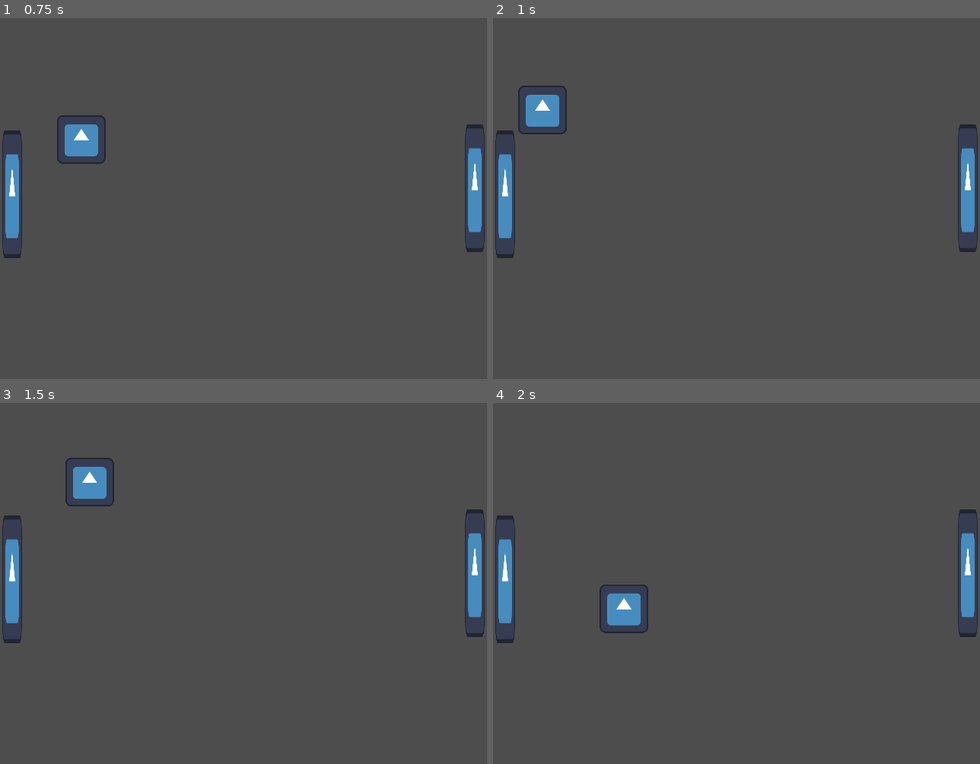
Above: before the commit, frames 1-4 (two rows, left to right).
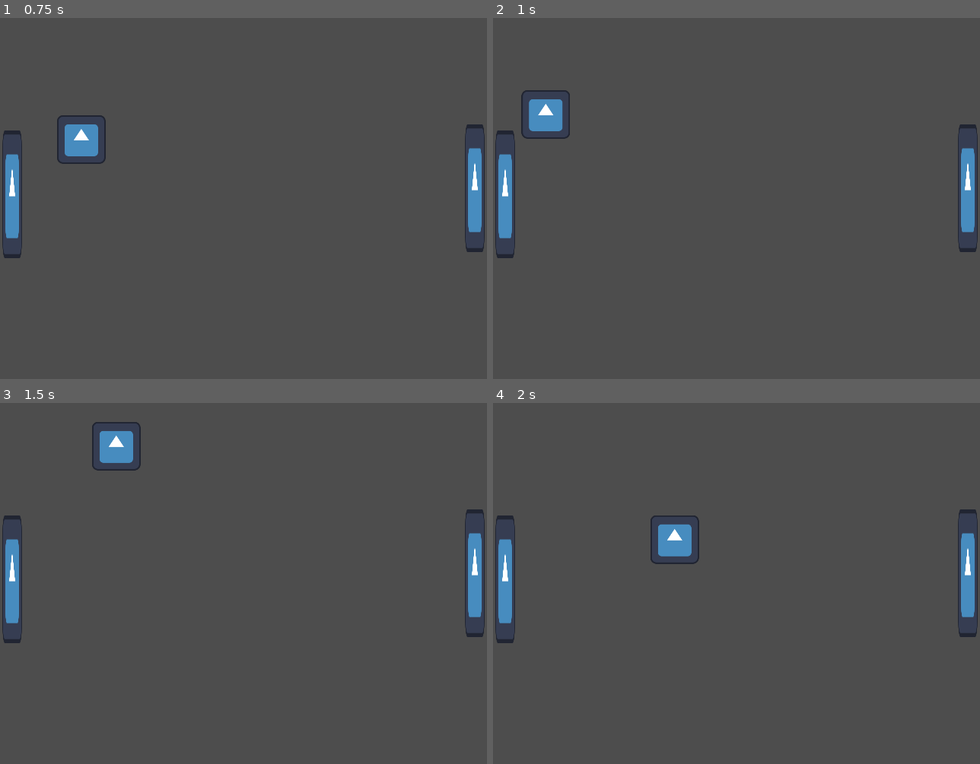
Above: after the commit, the same moments.

Repository: Nstamour-art/Pong
Game: Godot game, scene res://scenes/main.tscn
The game is run twice, just before and just after one commit, with the same random seed, the same clock (stepped at 60 frames per second) and the same inputs. The engine's default icon, where the game draws it, is replaced by a stand-in: a white triangle on a blue panel in a dark square.
Inputs:
- Up to frame 1 (0.75 s): no input
- Up to frame 2 (1 s): no input
- Up to frame 3 (1.5 s): no input
- Up to frame 4 (2 s): no input

Frame 1 is identical in both runs. In frame 2, 0.7% of the frame differs, in the area x 1-16%, y 18-60%; in frame 3, 1.5%; in frame 4, 1.6%, in the area x 1-43%, y 31-64%.

Commit message:
Add new properties and adjust scene configurations
- Added layer_3 for 2D physics in project.godot
- Updated collision_layer for Ball and DetectionZone
- Adjusted breakpoints in project.godot
- Removed collision_mask from player scene

This change makes the ball and paddle physically independent, and
stops the ball from pushing the paddle in rare physics situations.

Diff:
--- a/project.godot
+++ b/project.godot
@@ -61,6 +61,7 @@
 
 2d_physics/layer_1="World"
 2d_physics/layer_2="Paddles"
+2d_physics/layer_3="Ball"
 
 [rendering]
 
@@ -73,13 +74,13 @@
 }
 project/editorState=[{
 "column": 0,
+"current": true,
 "line": 0,
 "path": "res://scripts/player.gd",
 "type": "file"
 }, {
-"column": 44,
-"current": true,
-"line": 25,
+"column": 96,
+"line": 43,
 "path": "res://scripts/ball.gd",
 "type": "file"
 }, {
--- a/scenes/ball.tscn
+++ b/scenes/ball.tscn
@@ -7,6 +7,7 @@
 radius = 32.0624
 
 [node name="Ball" type="CharacterBody2D"]
+collision_layer = 4
 collision_mask = 3
 script = ExtResource("1_cxlvu")
 
--- a/scenes/detection_zone.tscn
+++ b/scenes/detection_zone.tscn
@@ -3,6 +3,7 @@
 [sub_resource type="WorldBoundaryShape2D" id="WorldBoundaryShape2D_dlkuh"]
 
 [node name="DetectionZone" type="Area2D"]
+collision_mask = 4
 
 [node name="CollisionShape2D" type="CollisionShape2D" parent="."]
 rotation = 1.5708
--- a/scenes/player.tscn
+++ b/scenes/player.tscn
@@ -10,7 +10,6 @@
 [node name="Player" type="CharacterBody2D" groups=["paddles"]]
 scale = Vector2(3, 3)
 collision_layer = 2
-collision_mask = 3
 motion_mode = 1
 wall_min_slide_angle = 0.262093
 script = ExtResource("1_g2els")
--- a/scripts/ball.gd
+++ b/scripts/ball.gd
@@ -30,13 +30,17 @@
         var collider = collision.get_collider()
 
         if collider.is_in_group("paddles"):
-            speed_modifier += SPEED_FACTOR
-            var paddle_shape = collision.get_collider_shape()
-            var paddle_height = paddle_shape.shape.height
-            var relative_y = (global_position.y - collider.global_position.y) / (paddle_height / 2)
+            var normal = collision.get_normal()
 
-            var new_direction = Vector2(-sign(velocity.x), relative_y)
-            velocity = new_direction.normalized() * speed_modifier
+            if abs(normal.x) == 1.0:
+                speed_modifier += SPEED_FACTOR
+                var paddle_shape = collision.get_collider_shape()
+                var paddle_height = paddle_shape.shape.height
+                var relative_y = (global_position.y - collider.global_position.y) / (paddle_height / 2)
 
+                var new_direction = Vector2(-sign(velocity.x), relative_y)
+                velocity = new_direction.normalized() * speed_modifier
+            else:
+                velocity = velocity.bounce(collision.get_normal()).normalized() * speed_modifier
         else:
             velocity = velocity.bounce(collision.get_normal()).normalized() * speed_modifier
